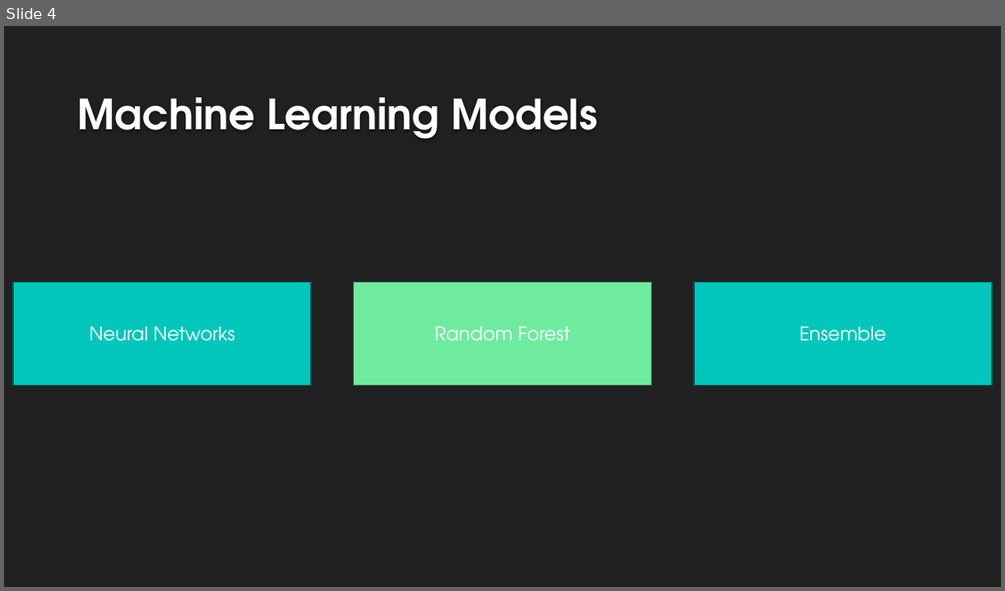
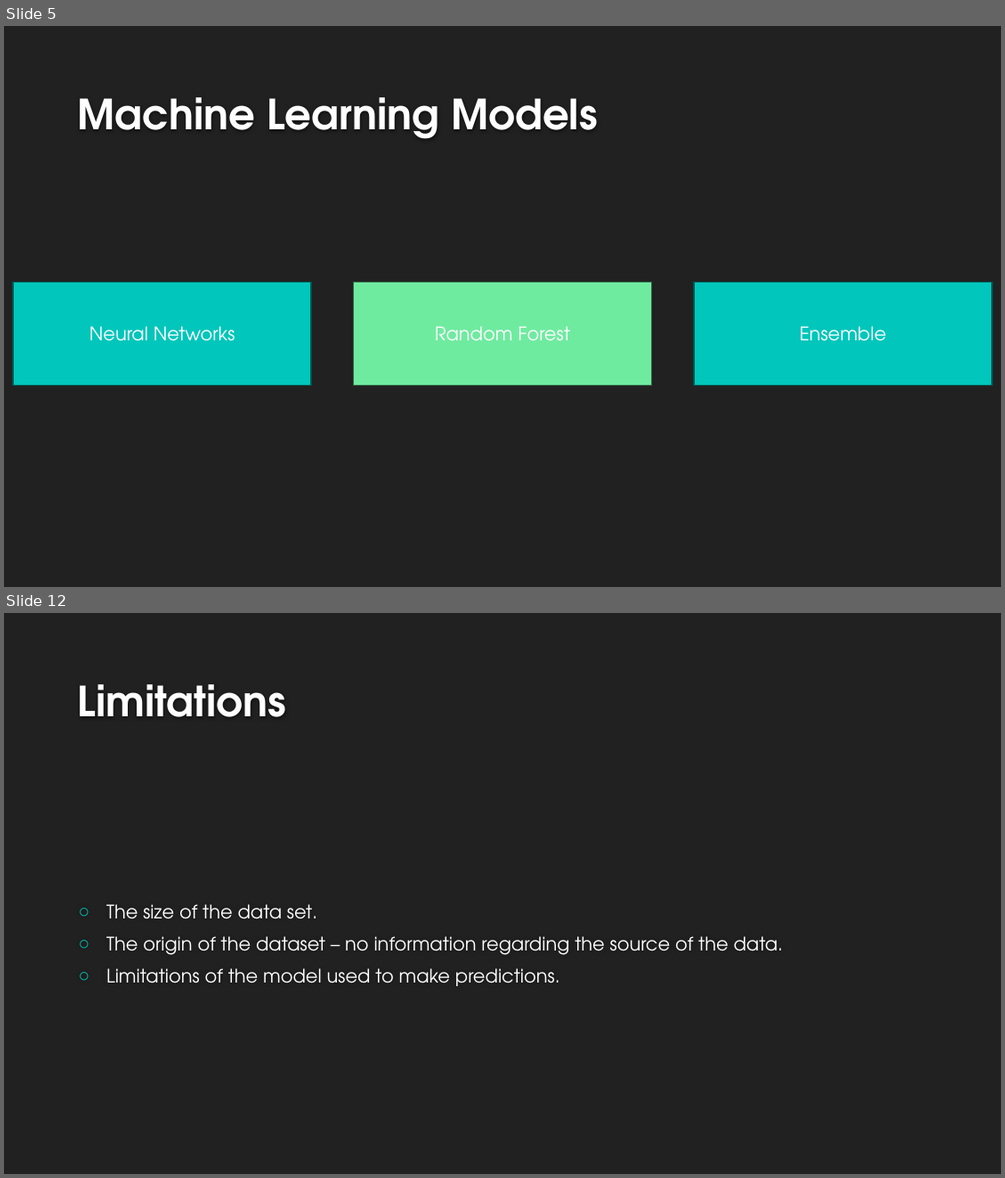
Before and after one commit to KavishNaran/Loan-risk---machine-learning, a slide deck: Credit Loan Presentation.pptx. Shown one above the other, each under a label of ours: slide 4 before the commit, slides 5 and 12 after it; the slides between them are not shown. The pictures are 1005x591 and 1005x1178 pixels, drawn with LibreOffice and Linux fonts; fonts in the diff are those of the drawing; background and template pictures are left out. Boxes give left, top, right and bottom in pixels: in the first picture for what was removed or moved away, otherwise in the second. Text is boxed around its words. In the diff, an @@ line names an element or a change of style, - is before the commit and + after.

```diff
--- a/Credit Loan Presentation.pptx
+++ b/Credit Loan Presentation.pptx
@@ slide 12 added at [4, 613, 1001, 1174], background #212121 @@
@@ title added at [78, 684, 287, 717], 40 pt, text #FEFEFE, bold @@
+Limitations
@@ text added at [106, 904, 783, 986], 18 pt, text #FFFFFF @@
+○ The size of the data set.
+○ The origin of the dataset – no information regarding the source of the data.
+○ Limitations of the model used to make predictions.
@@ what was slide 4 is now slide 5 @@
```
Also in this commit, not shown: 3 slides changed, 6 other slides added, 6 slides removed, 1 other file.
